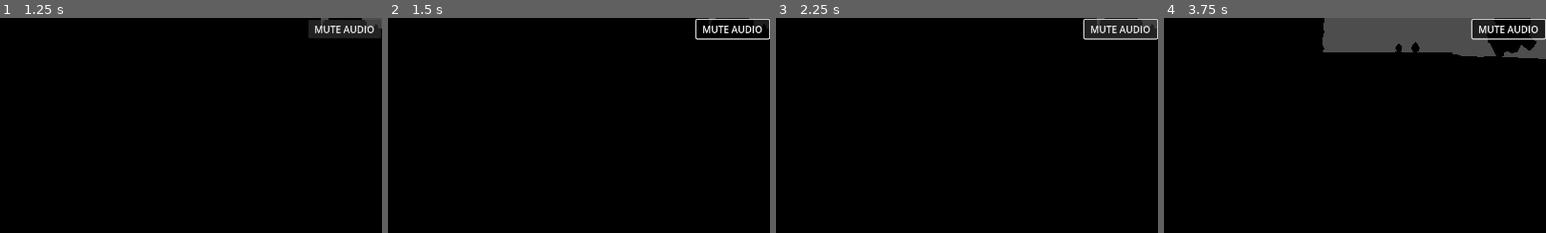
Above: before the commit, frames 1-4 (left to right).
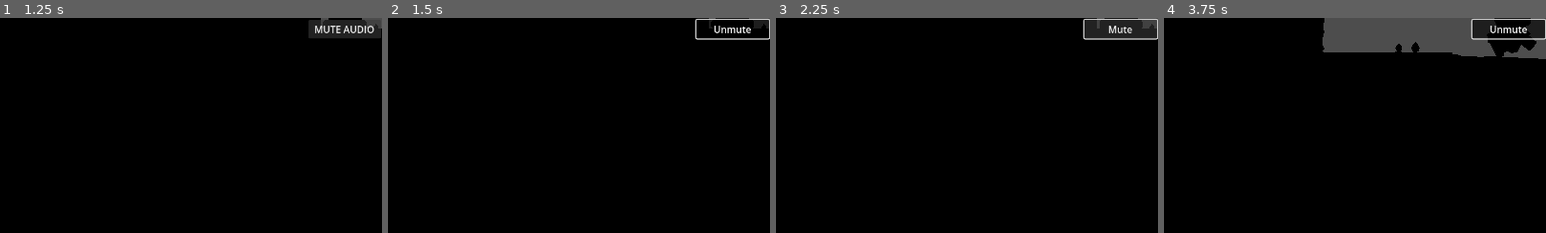
Above: after the commit, the same moments.

Repository: Adrian9708/projectngmgapogi
Game: Godot game, scene res://Menu/Main_menu.tscn
Two runs of this game, one before a commit and one after it. Both use one fixed random seed, a clock stepped at 60 frames per second and the inputs below.
Inputs (mouse positions are % of the whole screen's width and height, from its top left):
- Up to frame 1 (1.25 s): click "MUTE AUDIO" at 0.5 s
- Up to frame 2 (1.5 s): click "MUTE AUDIO" at 1.25 s
- Up to frame 3 (2.25 s): click "MUTE AUDIO" (after the commit: "Unmute") at 2 s
- Up to frame 4 (3.75 s): click "MUTE AUDIO" (after the commit: "Mute") at 2.75 s; move the mouse to (72, 45) at 3.52 s; hold D (right) from 3.53 s (still down)
The pictures show only the part of the screen within x 5-55%, y 50-100%; the shares and areas given below are measured in that part.

Frame 1 is identical in both runs. In frame 2, 0.4% of the frame differs, in the area x 82-98%, y 3-8%; in frame 3, 0.4%; in frame 4, 0.4%.

Commit message:
OptionMenu

Diff:
--- a/Menu/main_menu.gd
+++ b/Menu/main_menu.gd
@@ -2,7 +2,7 @@
 
 # Exported variables for easy configuration in the Godot editor
 @export var game_scene_path: String = "res://pizzamap.tscn"  # Path to your game scene
-@export var options_scene_path: String = "res://settings.tscn"  # Path to your options scene
+@export var options_scene_path: String = "res://audio_manager.tscn"  # Path to your options scene
 
 # References to the buttons (Godot will connect these automatically if nodes are named correctly)
 @onready var start_button = $Start
--- a/audio_manager.tscn
+++ b/audio_manager.tscn
@@ -4,7 +4,15 @@
 [ext_resource type="AudioStream" uid="uid://dck41o0u6uaep" path="res://zombie-packclean-record-70768.mp3" id="2_6jj5d"]
 [ext_resource type="Script" uid="uid://bv1cttxnjhet8" path="res://option_menu.gd" id="2_bq1v2"]
 
-[node name="AudioManager" type="Node"]
+[node name="AudioManager" type="Control"]
+layout_mode = 3
+anchors_preset = 8
+anchor_left = 0.5
+anchor_top = 0.5
+anchor_right = 0.5
+anchor_bottom = 0.5
+grow_horizontal = 2
+grow_vertical = 2
 script = ExtResource("1_jisk1")
 
 [node name="MusicPlayer" type="AudioStreamPlayer" parent="."]
@@ -12,7 +20,7 @@
 autoplay = true
 
 [node name="OptionMenu" type="Control" parent="."]
-layout_mode = 3
+layout_mode = 1
 anchors_preset = 8
 anchor_left = 0.5
 anchor_top = 0.5
@@ -51,4 +59,4 @@
 text = "MUTE AUDIO"
 
 [connection signal="value_changed" from="OptionMenu/MenuContainer/VolumeSlider" to="OptionMenu" method="_on_volume_slider_value_changed"]
-[connection signal="toggled" from="OptionMenu/MenuContainer/Mute" to="OptionMenu" method="_on_mute_toggled"]
+[connection signal="toggled" from="OptionMenu/MenuContainer/Mute" to="OptionMenu" method="_on_mute_button_toggled"]
--- /dev/null
+++ b/settings.tscn
@@ -0,0 +1,61 @@
+[gd_scene load_steps=3 format=3 uid="uid://yf7lh8rcoj5j"]
+
+[ext_resource type="Script" uid="uid://bgoin02ufcbbo" path="res://volume.gd" id="1_x2hje"]
+[ext_resource type="AudioStream" uid="uid://dck41o0u6uaep" path="res://zombie-packclean-record-70768.mp3" id="2_nkug2"]
+
+[node name="settings" type="Control"]
+layout_mode = 3
+anchors_preset = 15
+anchor_right = 1.0
+anchor_bottom = 1.0
+grow_horizontal = 2
+grow_vertical = 2
+
+[node name="AudioStreamPlayer" type="AudioStreamPlayer" parent="."]
+stream = ExtResource("2_nkug2")
+autoplay = true
+
+[node name="MarginContainer" type="MarginContainer" parent="."]
+layout_mode = 1
+anchors_preset = 15
+anchor_right = 1.0
+anchor_bottom = 1.0
+offset_left = -20.0
+offset_top = -798.0
+offset_right = -20.0
+offset_bottom = -798.0
+grow_horizontal = 2
+grow_vertical = 2
+
+[node name="VBoxContainer" type="VBoxContainer" parent="MarginContainer"]
+layout_mode = 2
+
+[node name="Volume2" type="Label" parent="MarginContainer/VBoxContainer"]
+layout_mode = 2
+text = "Volume"
+
+[node name="Mute" type="CheckBox" parent="MarginContainer/VBoxContainer"]
+layout_mode = 2
+text = "Mute"
+
+[node name="Volume" type="HSlider" parent="MarginContainer/VBoxContainer"]
+layout_mode = 2
+script = ExtResource("1_x2hje")
+
+[node name="REsolution" type="Label" parent="MarginContainer/VBoxContainer"]
+layout_mode = 2
+text = "Resolution"
+
+[node name="Resolution" type="OptionButton" parent="MarginContainer/VBoxContainer"]
+layout_mode = 2
+item_count = 3
+popup/item_0/text = "1920x1080"
+popup/item_0/id = 0
+popup/item_1/text = "1600x900"
+popup/item_1/id = 1
+popup/item_2/text = "1280x720"
+popup/item_2/id = 2
+
+[connection signal="toggled" from="MarginContainer/VBoxContainer/Mute" to="MarginContainer/VBoxContainer/Volume" method="_on_mute_toggled"]
+[connection signal="value_changed" from="MarginContainer/VBoxContainer/Volume" to="MarginContainer/VBoxContainer/Volume" method="_on_value_changed"]
+[connection signal="item_selected" from="MarginContainer/VBoxContainer/Resolution" to="MarginContainer/VBoxContainer/Volume" method="_on_resolution_item_selected"]
